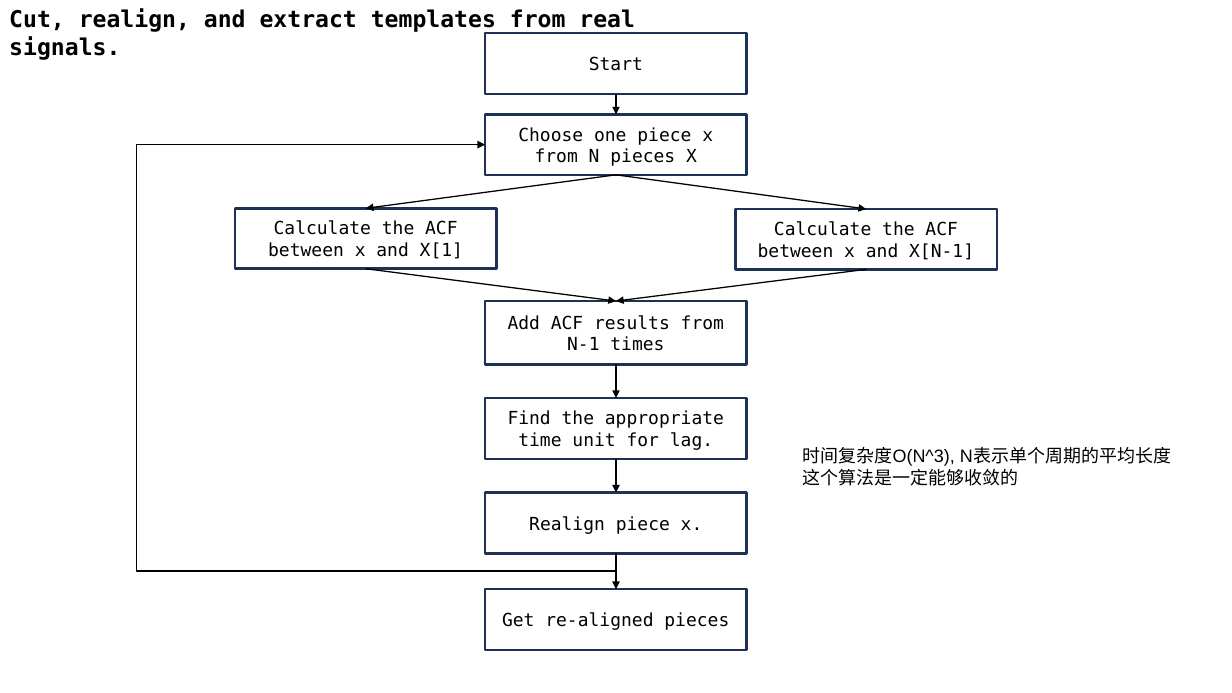
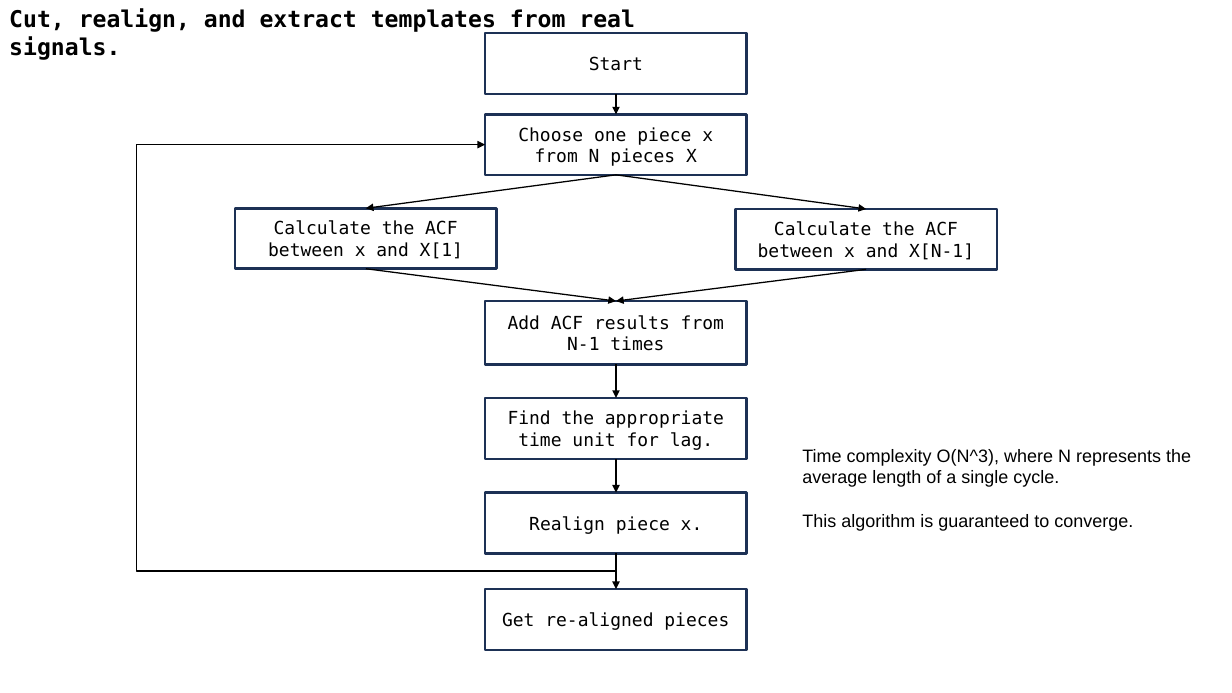
Before and after one commit to A-Big-Tortoise/Presentation, a slide deck: slide 15 of Presentation_1212_JiayuChen.pptx (slide 14 before the commit). Drawn at 1232x693 pixels with LibreOffice and Linux fonts; fonts in the diff are those of the drawing. Boxes give left, top, right and bottom in pixels: in the first picture for what was removed or moved away, otherwise in the second. Text is boxed around its words. In the diff, an @@ line names an element or a change of style, - is before the commit and + after.

```diff
--- a/Presentation_1212_JiayuChen.pptx
+++ b/Presentation_1212_JiayuChen.pptx
@@ text at (802,449,1191,531): text changed @@
-时间复杂度O(N^3), N表示单个周期的平均长度
-这个算法是一定能够收敛的
+Time complexity O(N^3), where N represents the average length of a single cycle.
+This algorithm is guaranteed to converge.
```
Also in this commit, not shown: 8 other slides changed, 6 slides added, 5 slides removed.
